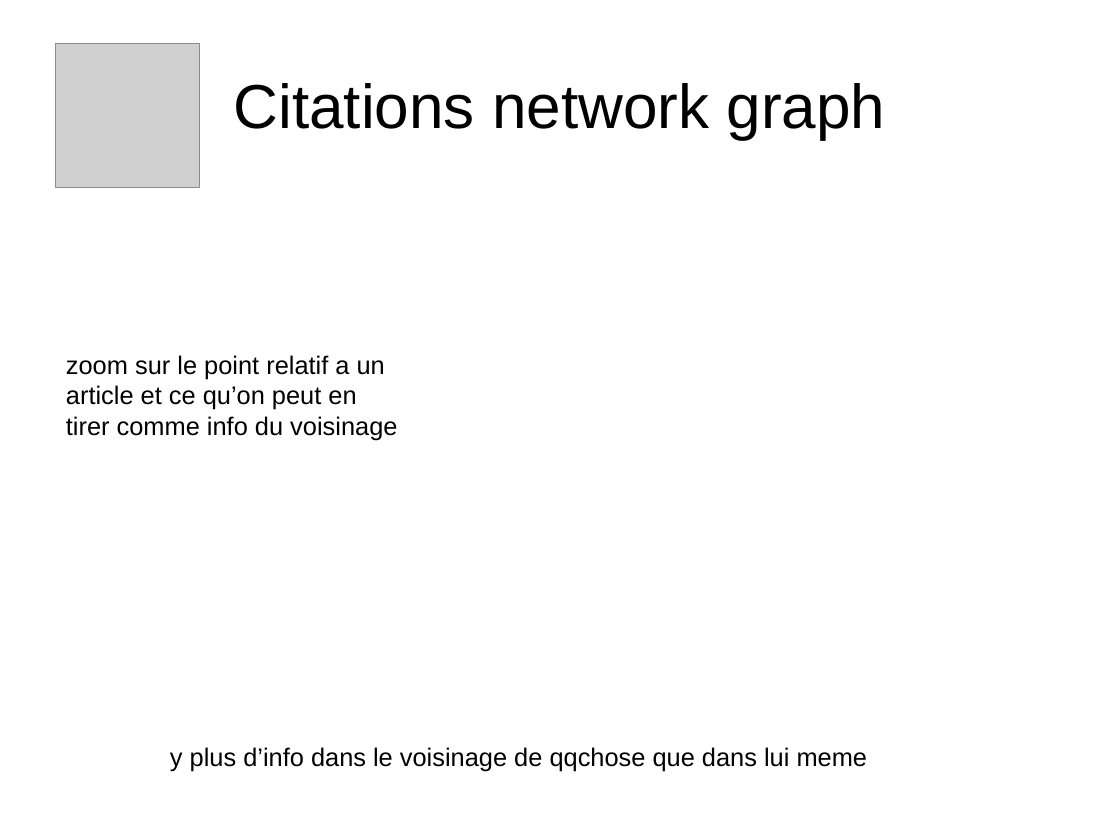
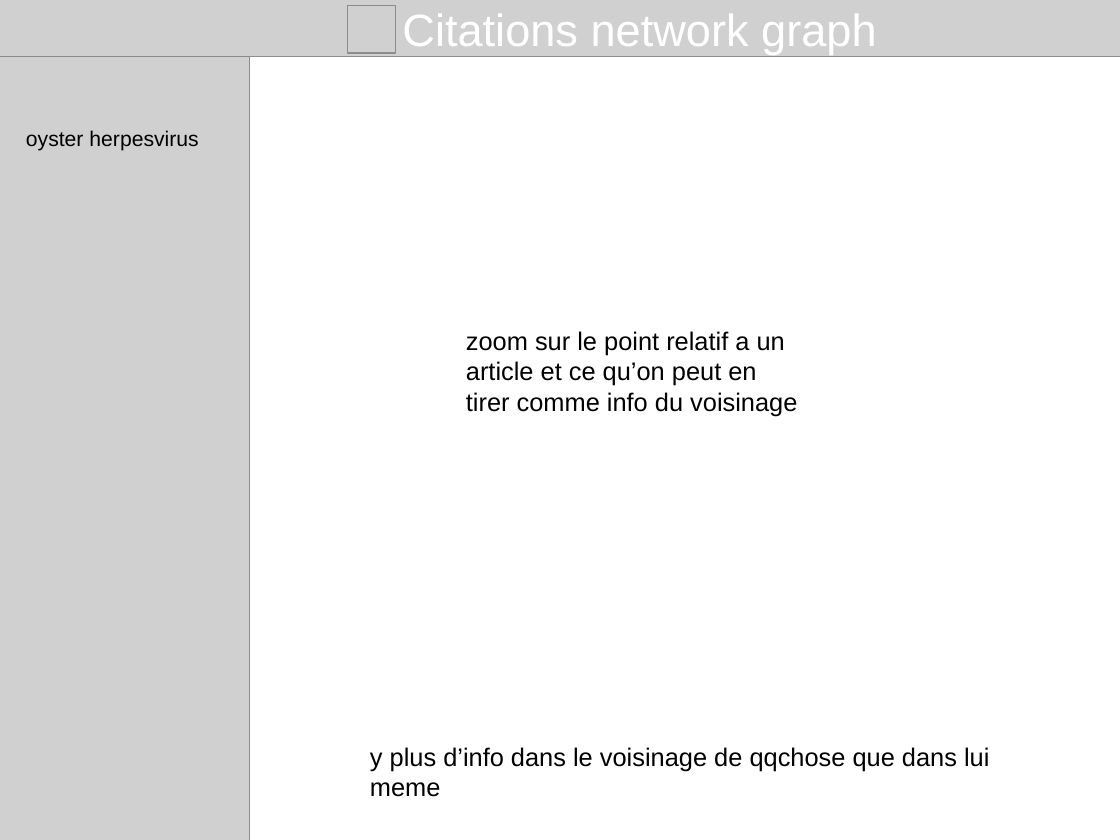
Before and after one commit to propan2one/BibliographeR, a slide deck: slide 6 of slidesUser2019.odp. Drawn at 1120x840 pixels with LibreOffice and Linux fonts; fonts in the diff are those of the drawing; grey boxes stand for pictures. Boxes give left, top, right and bottom in pixels: in the first picture for what was removed or moved away, otherwise in the second. Text is boxed around its words. In the diff, an @@ line names an element or a change of style, - is before the commit and + after.

```diff
--- a/slidesUser2019.odp
+++ b/slidesUser2019.odp
@@ picture: place and size @@
-picture at (56,44,200,188)
+picture at (0,0,1120,57)
@@ title "Citations network graph": place and size @@
-title "Citations network graph" at (234,83,886,139)
+title "Citations network graph" at (402,14,876,54)
@@ title "Citations network graph" at (402,14,876,54): size 44 to 32 pt, text colour #000000 to #FFFFFF @@
@@ picture added at (348,5,395,53) @@
@@ picture added at (0,56,250,840) @@
@@ text added at (26,130,198,151), 15 pt, text #000000 @@
+oyster herpesvirus
@@ text "zoom sur le point relatif ...": place and size @@
-text "zoom sur le point relatif ..." at (66,355,397,440)
+text "zoom sur le point relatif ..." at (466,331,797,416)
@@ text "y plus d’info dans le ..." rewrapped from (170,747,868,771) to (370,747,989,797) @@
```
Also in this commit, not shown: 5 other slides changed, 2 slides added, 2 slides removed, 9 other files.
